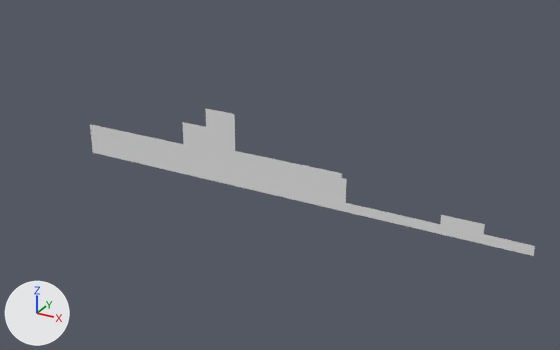
Before and after pictures for a commit that changed the OBJ model Assets/Tiled2Unity/Meshes/introduction.obj.
Rendered twice from a 50 mm camera at (5.9, -40.1, 15.2) aimed at (-16.6, 0.7, -5.2). The axes (+X, +Y, +Z) are drawn at lower left. The lights are the same throughout. Where no turn or scale is listed for an object, it has been applied to the vertices.

Script lines for the objects in view, before the commit:
```python
me_introduction = bpy.data.meshes.new('introduction')
me_introduction.from_pydata(...)  # 772 vertices, 653 faces; spans x -32.0..0.0, y 0.0, z -6.4..-1.3
ob_introduction = bpy.data.objects.new('introduction', me_introduction)
ob_introduction.location = (0.0, 0.0, 0.0)
```
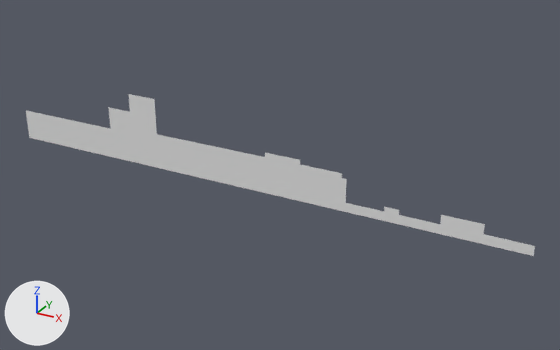
What differs and where, as boxes [x1, y1, x2, y2] in the pictures (560 x 350 px):
```json
{"object": "introduction", "change": "reshaped", "before": [90, 108, 535, 256], "after": [26, 94, 535, 256], "on screen": "14% wider, 9% taller"}
{"part": 1, "of": "me_introduction", "change": "built on", "before": [182, 108, 235, 151], "after": [26, 94, 300, 164]}
{"part": 2, "of": "me_introduction", "change": "added", "after": [384, 207, 399, 215]}
```

Edits to the scene script, one JSON object a line:
```json
{"block": "me_introduction", "where": "# used by ob_introduction; location = (0.0, 0.0, 0.0)"}
{"op": "remove", "block": "me_introduction", "code": "me_introduction.from_pydata(...)  # 772 vertices, 653 faces; spans x -32.0..0.0, y 0.0, z -6.4..-1.3"}
{"op": "add", "block": "me_introduction", "code": "me_introduction.from_pydata(...)  # 965 vertices, 824 faces; spans x -38.4..0.0, y 0.0, z -6.4..-1.3"}
{"block": "me_introduction", "change": "me_introduction part 1: 88 vertices removed from x -23.7..-19.5, y 0.0, z -3.5..-1.3; 277 vertices added at x -38.4..-14.7, y 0.0, z -6.4..-1.3"}
{"block": "me_introduction", "change": "me_introduction part 2: 4 vertices added at x -9.0..-8.0, y 0.0, z -5.4"}
```
